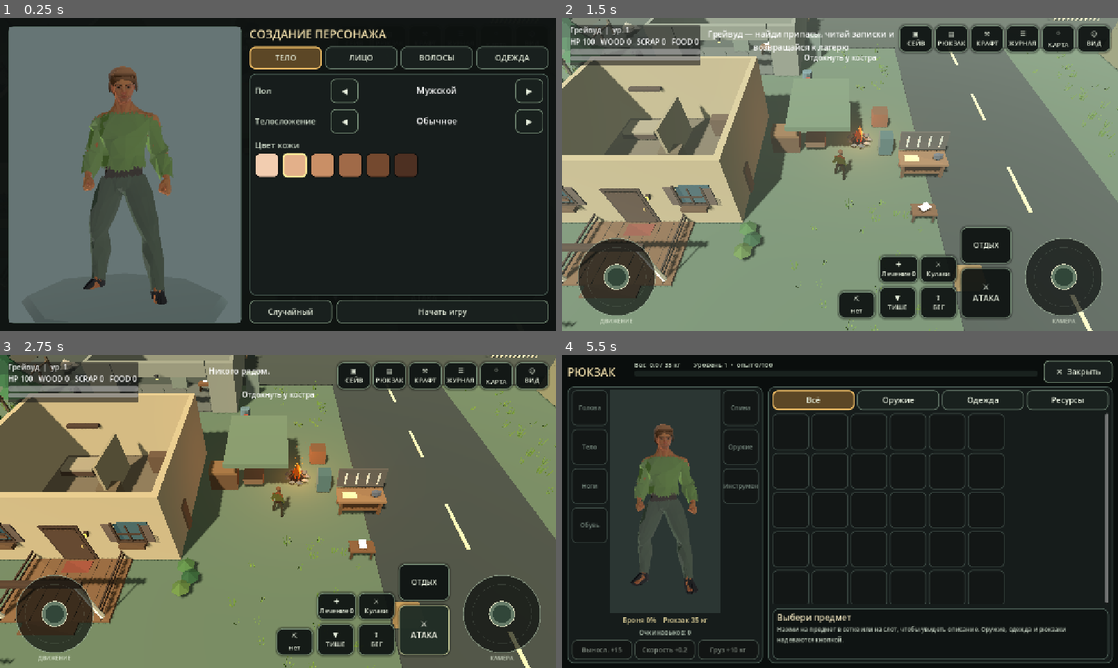
Above: before the commit, frames 1-4 (two rows, left to right).
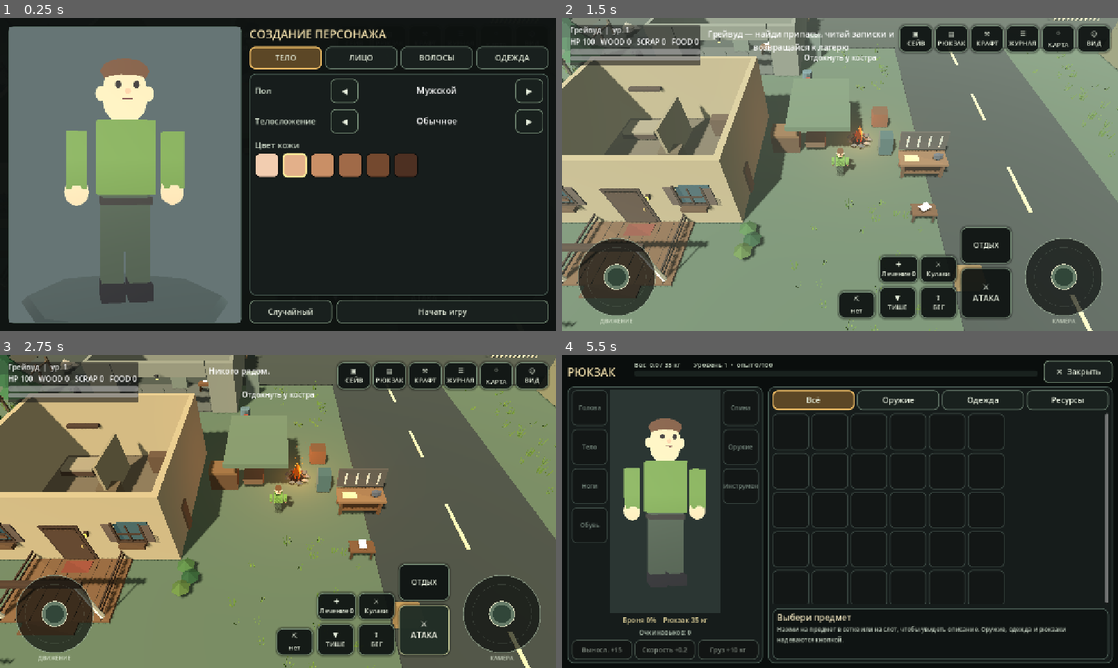
Above: after the commit, the same moments.

Repository: anriell666-byte/AshenForge
Game: Godot game, scene res://scenes/Main.tscn
Two runs of this game, one before a commit and one after it. Both use one fixed random seed, a clock stepped at 60 frames per second and the inputs below.
Inputs:
- Up to frame 1 (0.25 s): no input
- Up to frame 2 (1.5 s): click "ТЕЛО" at 0.5 s; click "Начать игру" at 1.25 s
- Up to frame 3 (2.75 s): click "⚔ АТАКА" at 2 s
- Up to frame 4 (5.5 s): click "ОТДЫХ" at 2.75 s; click "⇧ БЕГ" at 3.5 s; click "▼ ТИШЕ" at 4.25 s; click "▤ РЮКЗАК" at 5 s

The runs differ from the first frame. In frame 1, 10% of the frame differs, in the area x 11-34%, y 12-92%; in frame 2, 0.2%; in frame 3, 0.2%; in frame 4, 4.5%.

Commit message:
Hero built from AFTERFALL customization kit: gender, head shape, hair, expression, outfit, colours; gear attached; creator rows adapted
Co-Authored-By: Claude Sonnet 5.5 <noreply@anthropic.com>
Claude-Session: https://claude.ai/code/session_01SrKiWfZCaf7S17q4VNC5XT

Diff:
--- a/scripts/character_creator.gd
+++ b/scripts/character_creator.gd
@@ -189,7 +189,9 @@
         holder.add_child(box)
         tab_boxes[String(tab["id"])] = box
         for key in tab["keys"]:
-            if ML.has_assets() and String(key) in ["nose", "mouth", "mark"]:
+            if ML.kit_mode() and String(key) in ["nose", "brows", "mark", "beard", "glasses"]:
+                continue
+            if ML.has_assets() and not ML.kit_mode() and String(key) in ["nose", "mouth", "mark"]:
                 continue
             _build_row(box, def_by_key[key])
     _set_tab("body")
@@ -374,7 +376,8 @@
                 var swatches: Array = entry["swatches"]
                 for i in range(swatches.size()):
                     _style_swatch(swatches[i], colors[i], i == int(opts[key]))
-    (rows["beard"]["row"] as Control).visible = int(opts["gender"]) == 0
+    if rows.has("beard"):
+        (rows["beard"]["row"] as Control).visible = int(opts["gender"]) == 0
     _rebuild_preview()
 
 func _rebuild_preview() -> void:
--- /dev/null
+++ b/scripts/kit_hero.gd
@@ -0,0 +1,231 @@
+extends RefCounted
+## Hero built from the AFTERFALL hero customization kit (blockout GLBs, Z up, facing -Y).
+## Every kit file has the same part slots, so a hero is assembled by picking each slot
+## from the file that carries the wanted variant (head shape, hair, expression, outfit).
+
+const HB = preload("res://scripts/human_builder.gd")
+const GM = preload("res://scripts/gear_models.gd")
+const ID = preload("res://scripts/items_data.gd")
+
+const DIR := "res://assets/models/kit/"
+const HEAD_SHAPES := ["standard", "broad", "broad", "slim"]        # indexed by the "face" option
+const HAIR_FILES := ["", "short", "short", "short", "long", "ponytail", "mohawk"]   # by hair_style
+const FACES := ["neutral", "smile", "stern"]                          # by the "mouth" option
+static var ROT := Basis.from_euler(Vector3(-PI / 2.0, PI, 0.0))                       # kit space -> game space (Y up, faces -Z)
+const BODY_SCALE := 0.9
+
+const SKIN_PARTS := [2, 3, 7, 9, 13, 15]
+const PANTS_PARTS := [1, 4, 10]
+const SHOE_PARTS := [5, 11]
+const EYE_PARTS := [8, 14]
+const TOP_PARTS := [0, 6, 12]
+const ARM_R := [6, 7]
+const ARM_L := [12, 13]
+const LEG_L := [10, 11]
+const LEG_R := [4, 5]
+
+static func has_assets() -> bool:
+    return ResourceLoader.exists(DIR + "hero_male_standard.glb") and ResourceLoader.exists(DIR + "hero_female_standard.glb")
+
+static func _parts_of(file: String) -> Dictionary:
+    var scene := load(DIR + file + ".glb") as PackedScene
+    var root: Node = scene.instantiate()
+    var d := {}
+    for c in root.find_children("*", "MeshInstance3D", true, false):
+        var m := c as MeshInstance3D
+        m.get_parent().remove_child(m)
+        var n := String(m.name).trim_prefix("part_")
+        d[int(n)] = m
+    root.free()
+    return d
+
+static func _paint(m: MeshInstance3D, col: Color, flat: bool = true) -> void:
+    var mat := StandardMaterial3D.new()
+    mat.roughness = 0.92
+    if flat:
+        mat.albedo_color = col
+    else:
+        mat.vertex_color_use_as_albedo = true
+    m.set_surface_override_material(0, mat)
+
+## Returns {"model": Node3D, "limbs": [arm R, arm L, leg L, leg R], "rest": [...]}, same as HumanBuilder.build.
+static func build(raw_opts: Dictionary, gear: Dictionary = {}) -> Dictionary:
+    var o := HB.sanitize(raw_opts)
+    var g := "female" if int(o["gender"]) == 1 else "male"
+    var shape: String = HEAD_SHAPES[clampi(int(o["face"]), 0, 3)]
+    var skin: Color = HB.SKIN[int(o["skin"])]
+    var hair_col: Color = HB.HAIR[int(o["hair_color"])]
+    var top_col: Color = HB.CLOTH[int(o["top_color"])]
+    var pants_col: Color = HB.PANTS[int(o["bottom_color"])]
+    var shoe_col: Color = HB.SHOES[int(o["shoes_color"])]
+    var eye_col: Color = HB.EYES[int(o["eyes"])]
+    var outfit := "hoodie" if int(o["top"]) == 0 else "survivor_jacket"
+    var plated := false
+
+    var body_gear: Dictionary = ID.item(String(gear.get("body", "")))
+    if not body_gear.is_empty():
+        var look := String(body_gear["look"])
+        top_col = body_gear["color"]
+        if look == "jacket":
+            outfit = "survivor_jacket"
+        else:
+            outfit = "tactical_vest"
+            plated = look == "plate"
+    var legs_gear: Dictionary = ID.item(String(gear.get("legs", "")))
+    if not legs_gear.is_empty():
+        pants_col = legs_gear["color"]
+    var feet_gear: Dictionary = ID.item(String(gear.get("feet", "")))
+    if not feet_gear.is_empty():
+        shoe_col = feet_gear["color"]
+    var head_gear: Dictionary = ID.item(String(gear.get("head", "")))
+    var hat_on: bool = not head_gear.is_empty() and String(head_gear["look"]) != "cap"
+
+    # --- pick every slot from the right file
+    var parts: Dictionary = _parts_of("hero_%s_%s" % [g, shape])
+    var style := int(o["hair_style"])
+    var hair_extra: Array = []
+    if style > 0:
+        var hf: Dictionary = _parts_of("hair_%s_%s" % [g, HAIR_FILES[style]])
+        _swap(parts, hf, 19)
+        for k in hf:
+            if int(k) >= 20:
+                hair_extra.append(hf[k])
+        for k in hf:
+            if int(k) < 20 and int(k) != 19:
+                (hf[k] as MeshInstance3D).free()
+    else:
+        (parts[19] as MeshInstance3D).free()
+        parts.erase(19)
+    var ff: Dictionary = _parts_of("face_%s_%s" % [g, FACES[clampi(int(o["mouth"]), 0, 2)]])
+    _swap(parts, ff, 17)
+    for k in ff:
+        if int(k) != 17:
+            (ff[k] as MeshInstance3D).free()
+    var of: Dictionary = _parts_of("outfit_%s_%s" % [g, outfit])
+    for k in TOP_PARTS:
+        _swap(parts, of, k)
+    var outfit_extra: Array = []
+    for k in of:
+        if int(k) >= 20:
+            outfit_extra.append(of[k])
+        elif not TOP_PARTS.has(int(k)):
+            (of[k] as MeshInstance3D).free()
+
+    # --- colours
+    for k in parts:
+        var m := parts[k] as MeshInstance3D
+        var i := int(k)
+        if SKIN_PARTS.has(i):
+            _paint(m, skin)
+        elif i == 16:
+            _paint(m, skin.darkened(0.12))
+        elif PANTS_PARTS.has(i):
+            _paint(m, pants_col)
+        elif SHOE_PARTS.has(i):
+            _paint(m, shoe_col)
+        elif EYE_PARTS.has(i):
+            _paint(m, Color(0.08, 0.08, 0.08).lerp(eye_col, 0.25))
+        elif TOP_PARTS.has(i):
+            _paint(m, top_col)
+        elif i == 19:
+            _paint(m, hair_col)
+        else:
+            _paint(m, Color.WHITE, false)
+    for m in hair_extra:
+        _paint(m, hair_col)
+    for m in outfit_extra:
+        _paint(m, Color.WHITE, false)
+
+    # --- assemble: torso parts sit on the body, limbs get pivots at shoulder / hip
+    var root := Node3D.new()
+    root.name = "KitHero"
+    var body := Node3D.new()
+    body.name = "KitBody"
+    root.add_child(body)
+    var limb_sets := {"arm_r": ARM_R, "arm_l": ARM_L, "leg_l": LEG_L, "leg_r": LEG_R}
+    var in_limb := {}
+    for key in limb_sets:
+        for k in limb_sets[key]:
+            in_limb[k] = key
+    var pivots := {}
+    var hand_center := {}
+    for key in limb_sets:
+        var bb := AABB()
+        var first := true
+        for k in limb_sets[key]:
+            var a: AABB = (parts[k] as MeshInstance3D).get_aabb()
+            bb = a if first else bb.merge(a)
+            first = false
+        var pm := Vector3(bb.get_center().x, bb.get_center().y, bb.end.z - (0.06 if key.begins_with("arm") else 0.03))
+        var pivot := Node3D.new()
+        pivot.name = "Limb_" + key
+        pivot.position = ROT * pm
+        body.add_child(pivot)
+        pivots[key] = [pivot, pm]
+        for k in limb_sets[key]:
+            var m := parts[k] as MeshInstance3D
+            m.transform = Transform3D(ROT, ROT * (-pm))
+            pivot.add_child(m)
+        hand_center[key] = ROT * (Vector3(bb.get_center().x, bb.get_center().y, bb.position.z + 0.09) - pm)
+    for k in parts:
+        if in_limb.has(k):
+            continue
+        var m := parts[k] as MeshInstance3D
+        m.transform = Transform3D(ROT, Vector3.ZERO)
+        if hat_on and (k == 19):
+            m.visible = false
+        body.add_child(m)
+    for m in hair_extra:
+        (m as MeshInstance3D).transform = Transform3D(ROT, Vector3.ZERO)
+        (m as MeshInstance3D).visible = not hat_on
+        body.add_child(m)
+    for m in outfit_extra:
+        (m as MeshInstance3D).transform = Transform3D(ROT, Vector3.ZERO)
+        body.add_child(m)
+
+    _attach_gear(body, pivots, hand_center, gear, head_gear, plated, top_col)
+
+    var bw: float = [0.92, 1.0, 1.1][int(o["build"])]
+    body.scale = Vector3(BODY_SCALE * bw, BODY_SCALE, BODY_SCALE * bw)
+    var limbs: Array = [pivots["arm_r"][0], pivots["arm_l"][0], pivots["leg_l"][0], pivots["leg_r"][0]]
+    return {"model": root, "limbs": limbs, "rest": [0.0, 0.0, 0.0, 0.0], "anim": null, "clips": {}, "height": 1.8}
+
+static func _swap(parts: Dictionary, donor: Dictionary, k: int) -> void:
+    if not donor.has(k):
+        return
+    if parts.has(k):
+        (parts[k] as MeshInstance3D).free()
+    parts[k] = donor[k]
+    donor.erase(k)
+
+static func _attach_gear(body: Node3D, pivots: Dictionary, hand_center: Dictionary, gear: Dictionary, head_gear: Dictionary, plated: bool, vest_col: Color) -> void:
+    var held := String(gear.get("weapon", ""))
+    if held == "":
+        held = String(gear.get("tool", ""))
+    if held != "":
+        var item := GM.hand_item(held)
+        if item != null:
+            var arm: Node3D = pivots["arm_r"][0]
+            item.position = hand_center["arm_r"]
+            item.rotation = Vector3(-1.45, 0.0, 0.0)
+            item.scale = Vector3.ONE * 1.15
+            arm.add_child(item)
+    if not head_gear.is_empty():
+        var h := GM.head_item(String(head_gear["look"]), head_gear["color"])
+        if h != null:
+            h.position = Vector3(0, 1.6, 0.0)
+            h.scale = Vector3.ONE * 2.0
+            body.add_child(h)
+    var bg: Dictionary = ID.item(String(gear.get("back", "")))
+    if not bg.is_empty():
+        var p := GM.back_item(String(bg["look"]), bg["color"])
+        if p != null:
+            p.position = Vector3(0, 1.0, 0.24)
+            p.scale = Vector3.ONE * 1.4
+            body.add_child(p)
+    if plated:
+        for key in ["arm_r", "arm_l"]:
+            var pad := GM.shoulder_pad(vest_col)
+            pad.position = Vector3(0, 0.05, 0)
+            pad.scale = Vector3.ONE * 1.6
+            (pivots[key][0] as Node3D).add_child(pad)
--- a/scripts/model_lib.gd
+++ b/scripts/model_lib.gd
@@ -11,6 +11,7 @@
 const HB = preload("res://scripts/human_builder.gd")
 const MD = preload("res://scripts/monster_data.gd")
 const GM = preload("res://scripts/gear_models.gd")
+const KH = preload("res://scripts/kit_hero.gd")
 const ID = preload("res://scripts/items_data.gd")
 
 ## kind (or id) -> model file, target height at scale 1.0 and animation clip names
@@ -27,8 +28,11 @@
 static var _hero_lib: AnimationLibrary = null
 
 # ------------------------------------------------------------------ helpers
+static func kit_mode() -> bool:
+    return KH.has_assets()
+
 static func has_assets() -> bool:
-    return ResourceLoader.exists(HERO_MALE) and ResourceLoader.exists(HERO_ANIMS)
+    return KH.has_assets() or ResourceLoader.exists(HERO_MALE) and ResourceLoader.exists(HERO_ANIMS)
 
 static func _skeleton_of(n: Node) -> Skeleton3D:
     return n.find_child("Skeleton3D", true, false) as Skeleton3D
@@ -229,6 +233,8 @@
 
 # ------------------------------------------------------------------ hero
 static func build_hero(raw_opts: Dictionary, gear: Dictionary = {}) -> Dictionary:
+    if KH.has_assets():
+        return KH.build(raw_opts, gear)
     var o := HB.sanitize(raw_opts)
     var female: bool = int(o["gender"]) == 1
     var scene := load(HERO_FEMALE if female else HERO_MALE) as PackedScene
Not shown, changed: assets/CREDITS.txt
Binary file added: assets/models/kit/face_female_neutral.glb
Not shown, added: assets/models/kit/face_female_neutral.glb.import
Binary file added: assets/models/kit/face_female_smile.glb
Not shown, added: assets/models/kit/face_female_smile.glb.import
Binary file added: assets/models/kit/face_female_stern.glb
Not shown, added: assets/models/kit/face_female_stern.glb.import
Binary file added: assets/models/kit/face_female_tired.glb
Not shown, added: assets/models/kit/face_female_tired.glb.import
Binary file added: assets/models/kit/face_male_neutral.glb
Not shown, added: assets/models/kit/face_male_neutral.glb.import
Binary file added: assets/models/kit/face_male_smile.glb
(and 45 more such lines)
